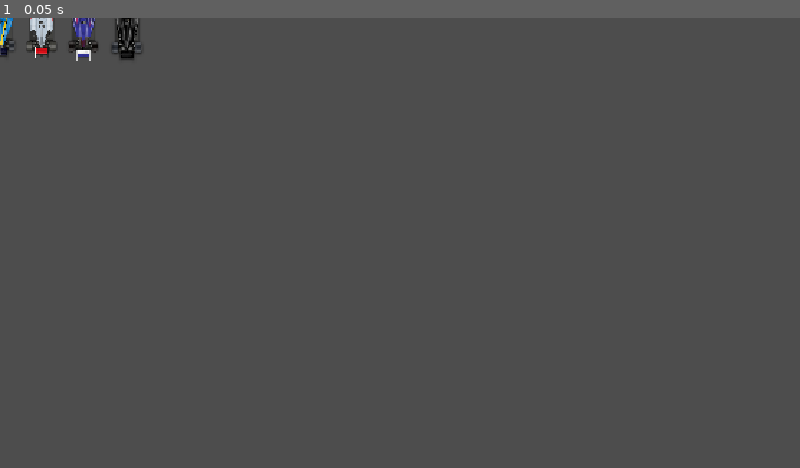
Above: before the commit, frame 1.
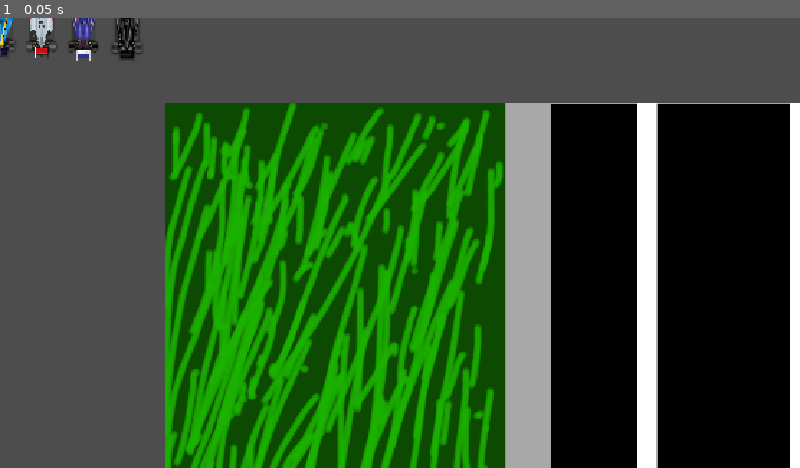
Above: after the commit, the same moment.

Repository: Zaczoozergoodboyrylan/Test007
Game: Godot game, scene res://Game/Game.tscn
The game is run twice, just before and just after one commit, with the same random seed, the same clock (stepped at 60 frames per second) and the same inputs. The project has no main scene, so this scene is started directly.
Inputs:
- Up to frame 1 (0.05 s): no input

The runs differ from the first frame. In frame 1, 64% of the frame differs, in the area x 20-100%, y 18-100%.

Commit message:
Brendantuff Version 1.4
smeggy boy

Diff:
--- a/brendantuff-test007/Game/Game.tscn
+++ b/brendantuff-test007/Game/Game.tscn
@@ -6,6 +6,7 @@
 [ext_resource type="PackedScene" uid="uid://ch7bduxd0ih7u" path="res://Game/Liam lawson.tscn" id="4_eqev2"]
 [ext_resource type="PackedScene" uid="uid://cta318ikff0gx" path="res://Game/Sebastian_vettel.tscn" id="5_q6w4l"]
 [ext_resource type="PackedScene" uid="uid://debna8rkvlyh2" path="res://Game/Kimi.tscn" id="6_gp3ee"]
+[ext_resource type="PackedScene" uid="uid://cg8sur16khodn" path="res://Game/Track.tscn" id="7_fuqhk"]
 
 [node name="Node2D" type="Node2D" unique_id=1811892730]
 script = ExtResource("1_ghvq8")
@@ -26,3 +27,6 @@
 [node name="kimi" parent="." unique_id=767951047 instance=ExtResource("6_gp3ee")]
 position = Vector2(183, 2)
 rotation = 3.1415927
+
+[node name="Node2D" parent="." unique_id=941356573 instance=ExtResource("7_fuqhk")]
+position = Vector2(239, 123)
--- /dev/null
+++ b/brendantuff-test007/Game/Track.tscn
@@ -0,0 +1,11 @@
+[gd_scene format=3 uid="uid://cg8sur16khodn"]
+
+[ext_resource type="Texture2D" uid="uid://bchrkmypctpkb" path="res://Assets/2026_04_21_0i2_Kleki.png" id="1_ytexg"]
+
+[node name="Node2D" type="Node2D" unique_id=941356573]
+
+[node name="TextureRect" type="TextureRect" parent="." unique_id=1553557026]
+offset_left = -1.0
+offset_right = 1648.0
+offset_bottom = 911.0
+texture = ExtResource("1_ytexg")
Binary file added: brendantuff-test007/Assets/2026_04_21_0i2_Kleki.png
Not shown, added: brendantuff-test007/Assets/2026_04_21_0i2_Kleki.png.import
